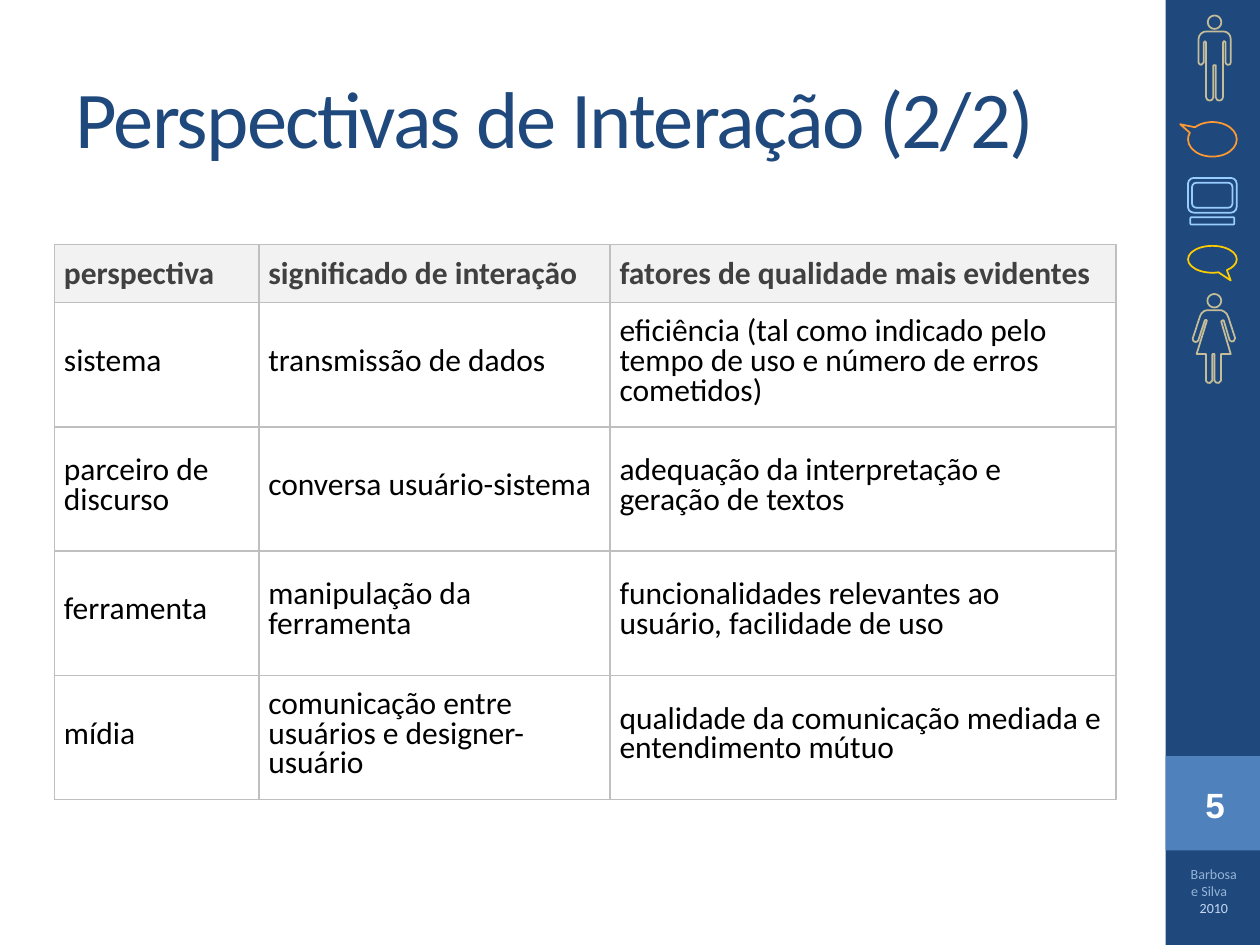
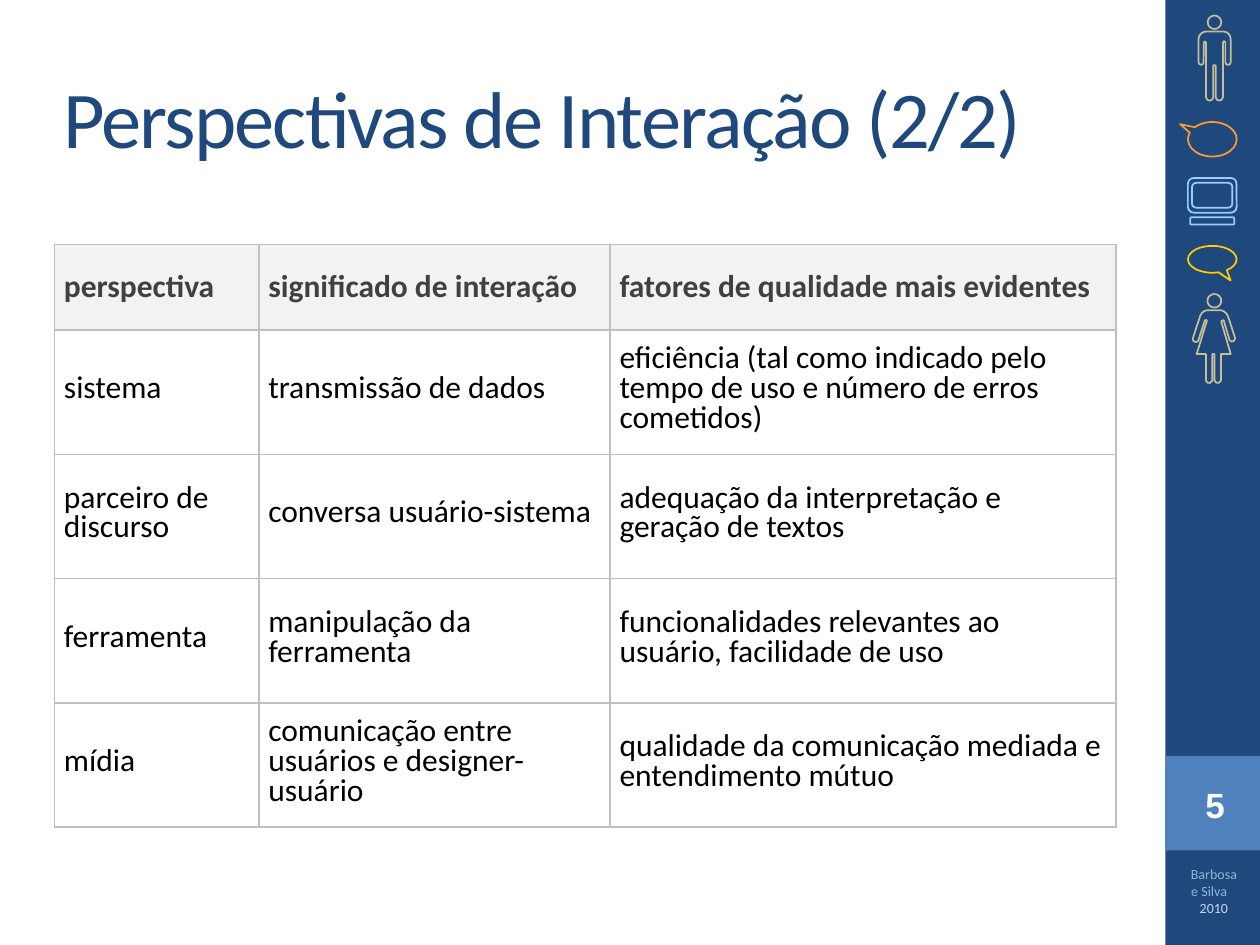
Before and after one commit to vodiniz/aulas, a slide deck: slide 5 of 2_periodo/IHC/cap2.pptx. Drawn at 1260x945 pixels with LibreOffice and Linux fonts; fonts in the diff are those of the drawing. Boxes give left, top, right and bottom in pixels: in the first picture for what was removed or moved away, otherwise in the second. Text is boxed around its words. In the diff, an @@ line names an element or a change of style, - is before the commit and + after.

```diff
--- a/2_periodo/IHC/cap2.pptx
+++ b/2_periodo/IHC/cap2.pptx
@@ freeform shape at (1198, 15, 1231, 101): outline redrawn @@
@@ title "Perspectivas de Interação (2/2)": place and size @@
-title "Perspectivas de Interação (2/2)" at (76, 89, 1033, 162)
+title "Perspectivas de Interação (2/2)" at (63, 89, 1021, 162)
@@ table at (54, 244, 1116, 806) @@
@@ borders changed @@
```
Also in this commit, not shown: 18 other slides changed, 9 other files.
